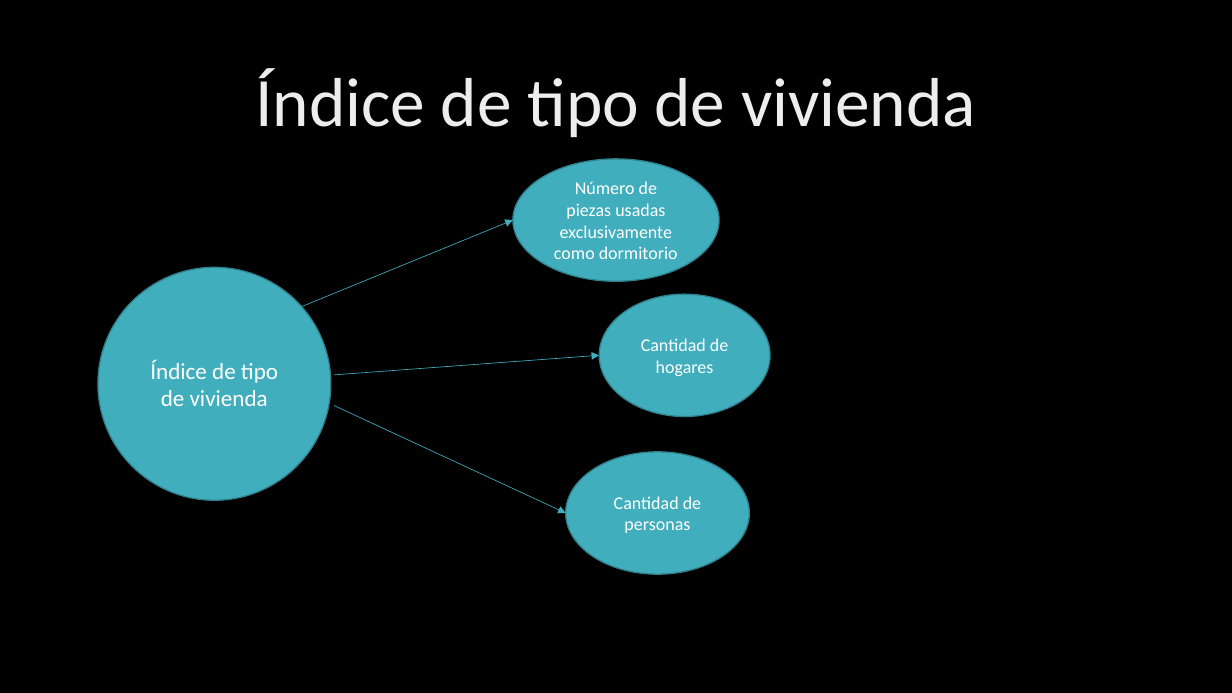
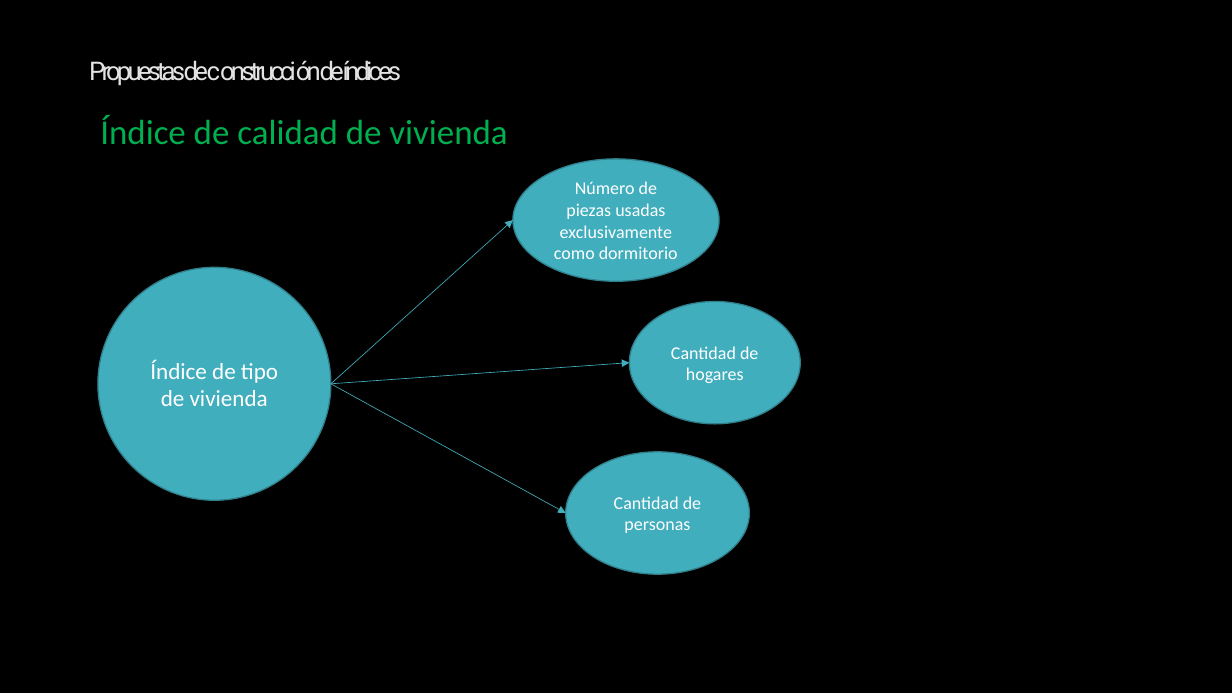
Before and after one commit to Sud-Austral/ds_indices, a slide deck: slide 34 of indices.pptx. Drawn at 1232x693 pixels with LibreOffice and Linux fonts; fonts in the diff are those of the drawing; background and template pictures are left out. Boxes give left, top, right and bottom in pixels: in the first picture for what was removed or moved away, otherwise in the second. Text is boxed around its words. In the diff, an @@ line names an element or a change of style, - is before the commit and + after.

```diff
--- a/indices.pptx
+++ b/indices.pptx
@@ text added at [89,60,402,86], 20 pt, text gradient #969696 to #E3E3E3 to #FFFFFF @@
+Propuestas de construcción de índices
@@ text at [100,116,507,144]: text changed; size 54 to 27.2 pt; text colour gradient #BFBFBF to #EDEDED to #FFFFFF to #00B050 @@
-Índice de tipo de vivienda
+Índice de calidad de vivienda
@@ arrow moved from (300, 308) - (513, 220) to (331, 384) - (513, 220) @@
@@ ellipse "Cantidad de hogares": place and size @@
-ellipse "Cantidad de hogares" at [599,294,770,416]
+ellipse "Cantidad de hogares" at [629,301,800,423]
@@ arrow moved from (334, 406) - (566, 513) to (331, 384) - (566, 513) @@
@@ arrow moved from (334, 375) - (599, 356) to (331, 384) - (629, 363) @@
```
Also in this commit, not shown: 33 other slides changed, 1 slide added, 1 slide removed.
